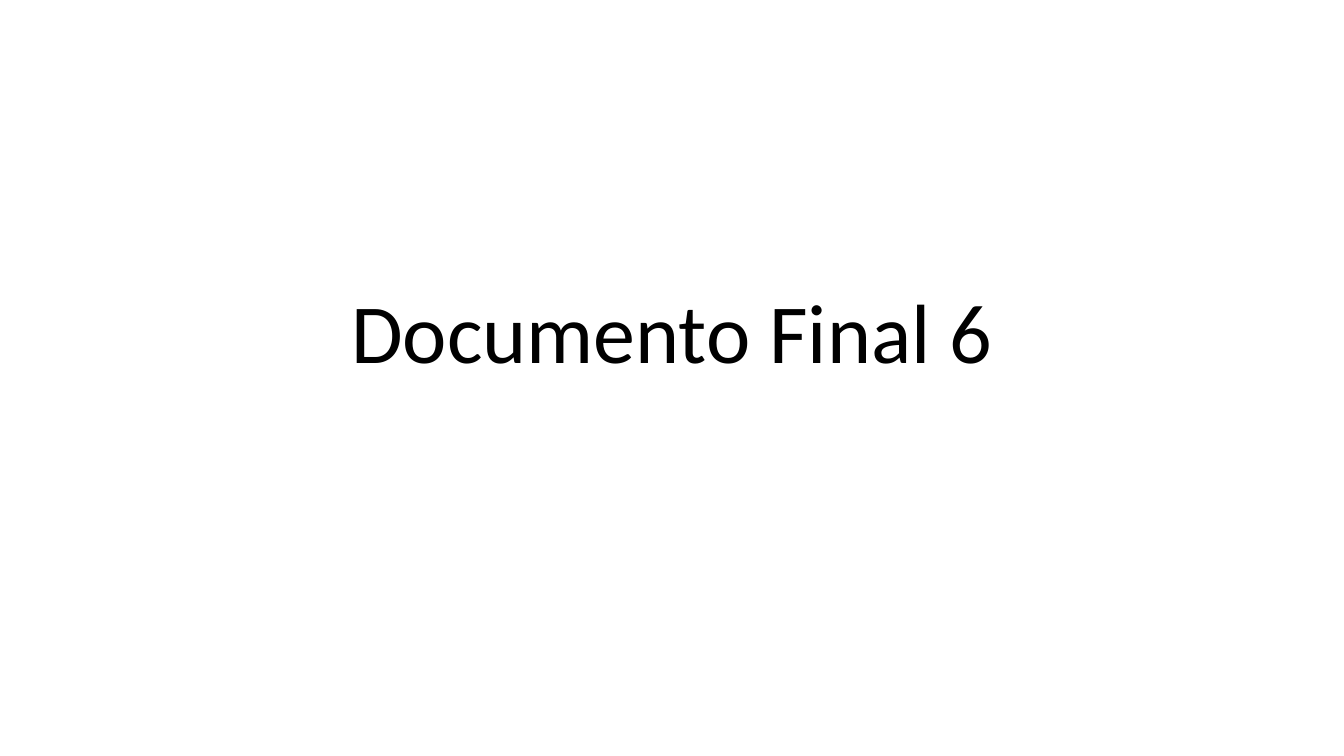
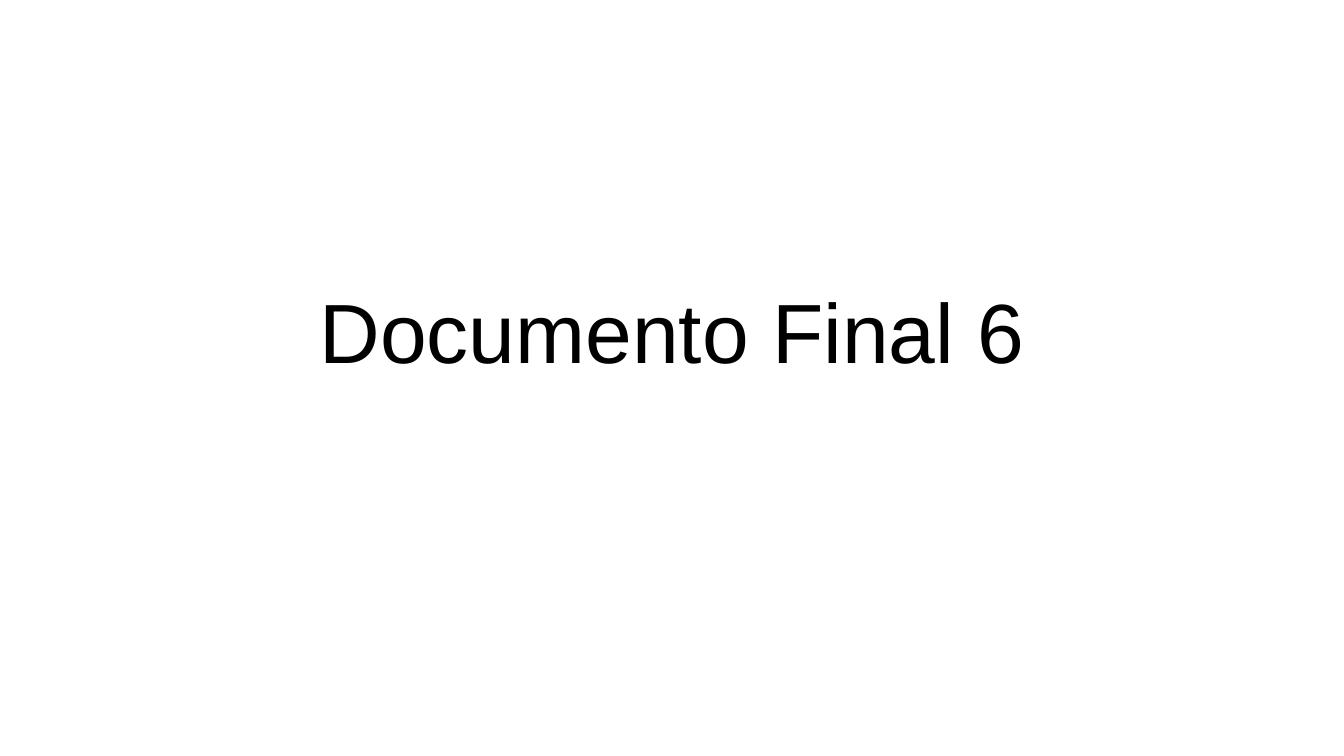
Before and after one commit to Nico2002345/PaginaIngSoftware, a slide deck: slide 1 of assets/docs/Documento_Final_6.pptx. Drawn at 1344x756 pixels with LibreOffice and Linux fonts; fonts in the diff are those of the drawing. Boxes give left, top, right and bottom in pixels: in the first picture for what was removed or moved away, otherwise in the second. Text is boxed around its words. In the diff, an @@ line names an element or a change of style, - is before the commit and + after.

```diff
--- a/assets/docs/Documento_Final_6.pptx
+++ b/assets/docs/Documento_Final_6.pptx
@@ title "Documento Final 6" at [319,302,1024,364]: font Calibri to Arial @@
```
Also in this commit, not shown: 9 slides added, 2 slides removed.
